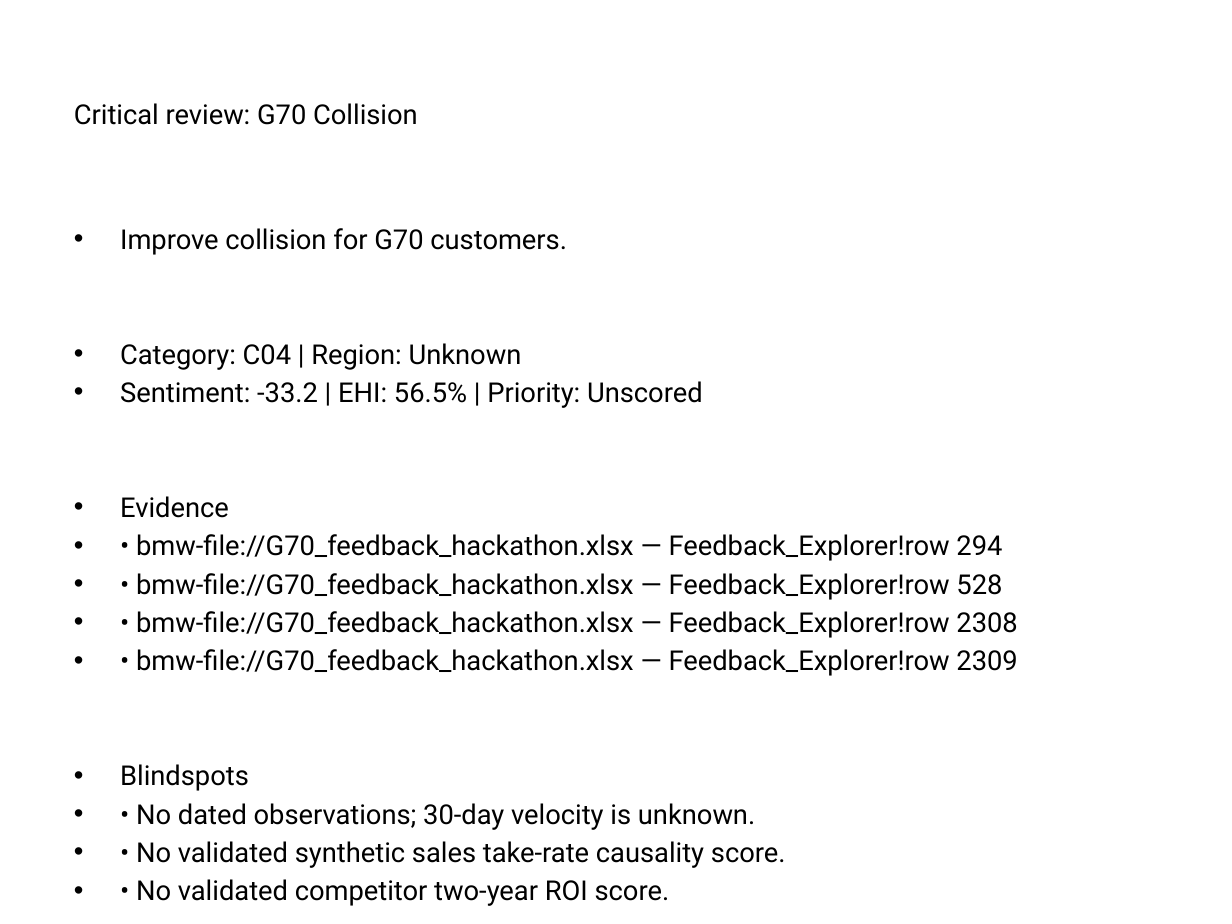
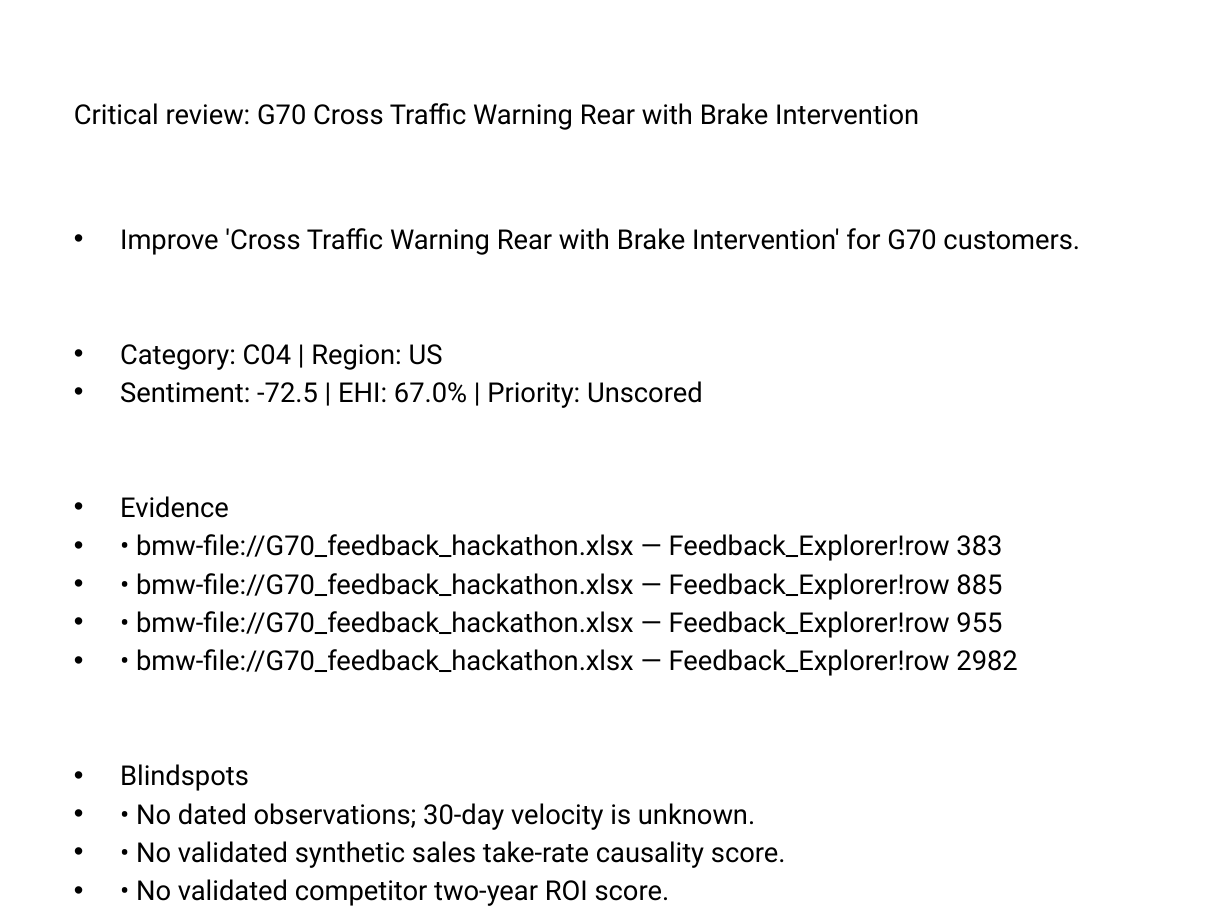
Before and after one commit to Eskender-Assefa/EHL-Hackathon, a slide deck: slide 11 of automotive_data_pipeline/output/published/BMW_board_deck.pptx. Drawn at 1232x924 pixels with LibreOffice and Linux fonts; fonts in the diff are those of the drawing. Boxes give left, top, right and bottom in pixels: in the first picture for what was removed or moved away, otherwise in the second. Text is boxed around its words. In the diff, an @@ line names an element or a change of style, - is before the commit and + after.

Commit message:
chore(output): regenerate published results with label-based classification
188 requirement candidates (11 Critical review, 177 Unscored). The audit
log is a fresh 188-event chain; the previous chain remains in history.

```diff
--- a/automotive_data_pipeline/output/published/BMW_board_deck.pptx
+++ b/automotive_data_pipeline/output/published/BMW_board_deck.pptx
@@ title at (74, 103, 919, 130): text changed @@
-Critical review: G70 Collision
+Critical review: G70 Cross Traffic Warning Rear with Brake Intervention
@@ text at (120, 228, 1080, 408): text changed @@
-• Improve collision for G70 customers.
-• Category: C04 | Region: Unknown
-• Sentiment: -33.2 | EHI: 56.5% | Priority: Unscored
+• Improve 'Cross Traffic Warning Rear with Brake Intervention' for G70 customers.
+• Category: C04 | Region: US
+• Sentiment: -72.5 | EHI: 67.0% | Priority: Unscored
@@ text at (136, 534, 1017, 676): text changed @@
-• • bmw-file://G70_feedback_hackathon.xlsx — Feedback_Explorer!row 294
-• • bmw-file://G70_feedback_hackathon.xlsx — Feedback_Explorer!row 528
-• • bmw-file://G70_feedback_hackathon.xlsx — Feedback_Explorer!row 2308
-• • bmw-file://G70_feedback_hackathon.xlsx — Feedback_Explorer!row 2309
+• • bmw-file://G70_feedback_hackathon.xlsx — Feedback_Explorer!row 383
+• • bmw-file://G70_feedback_hackathon.xlsx — Feedback_Explorer!row 885
+• • bmw-file://G70_feedback_hackathon.xlsx — Feedback_Explorer!row 955
+• • bmw-file://G70_feedback_hackathon.xlsx — Feedback_Explorer!row 2982
```
Also in this commit, not shown: 20 other slides changed, 6 other files.
